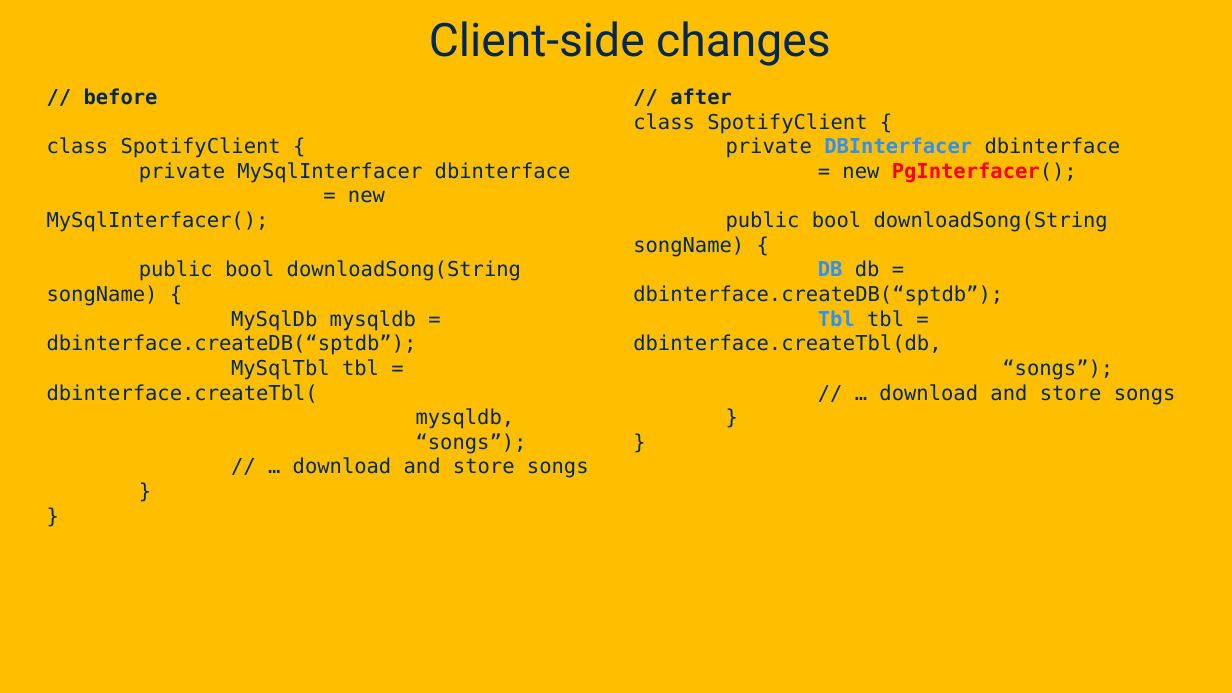
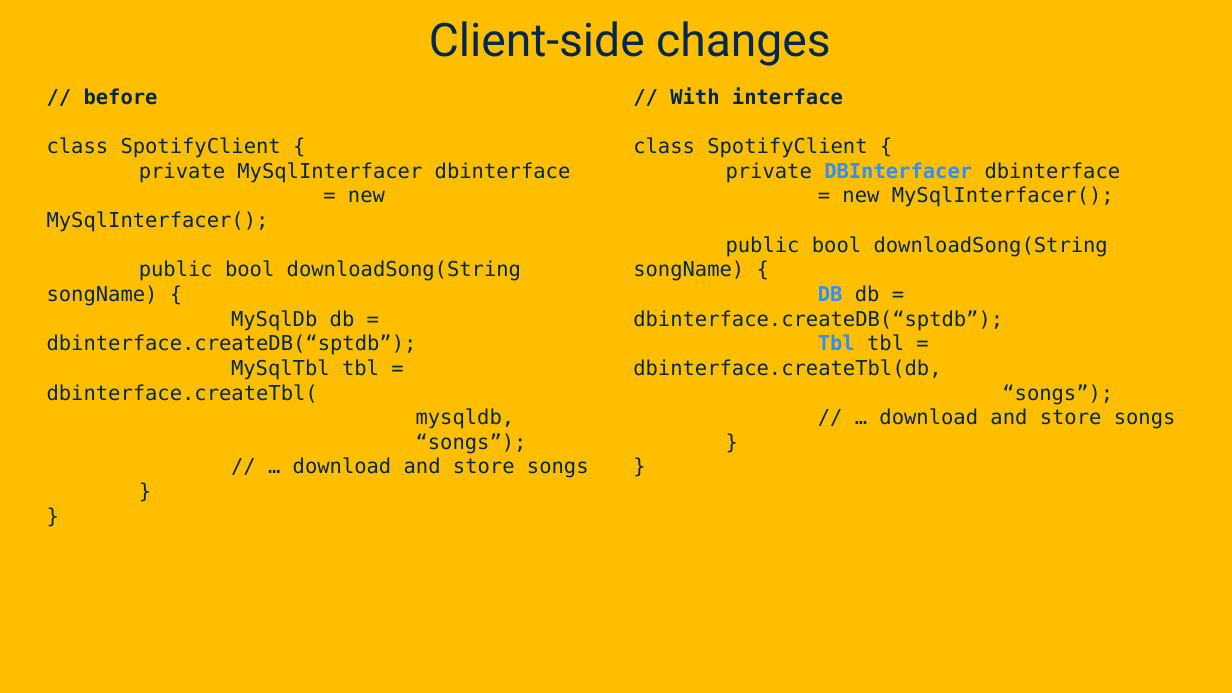
Before and after one commit to davsec-teaching/ecs160-f25, a slide deck: slide 28 of slides/2_oo_background.pptx. Drawn at 1232x693 pixels with LibreOffice and Linux fonts; fonts in the diff are those of the drawing; background and template pictures are left out. Boxes give left, top, right and bottom in pixels: in the first picture for what was removed or moved away, otherwise in the second. Text is boxed around its words. In the diff, an @@ line names an element or a change of style, - is before the commit and + after.

```diff
--- a/slides/2_oo_background.pptx
+++ b/slides/2_oo_background.pptx
@@ text at [670,87,843,105]: text changed @@
-// after
+// With interface
@@ text at [633,186,1114,281]: text changed @@
-= new PgInterfacer();
-public bool downloadSong(String songName) {
+= new MySqlInterfacer();
+public bool downloadSong(String songName) {
@@ text at [47,310,417,403]: text changed @@
-MySqlDb mysqldb = dbinterface.createDB(“sptdb”);
-MySqlTbl tbl = dbinterface.createTbl(
+MySqlDb db = dbinterface.createDB(“sptdb”);
+MySqlTbl tbl = dbinterface.createTbl(
```
Also in this commit, not shown: 18 other slides changed, 2 slides added.
